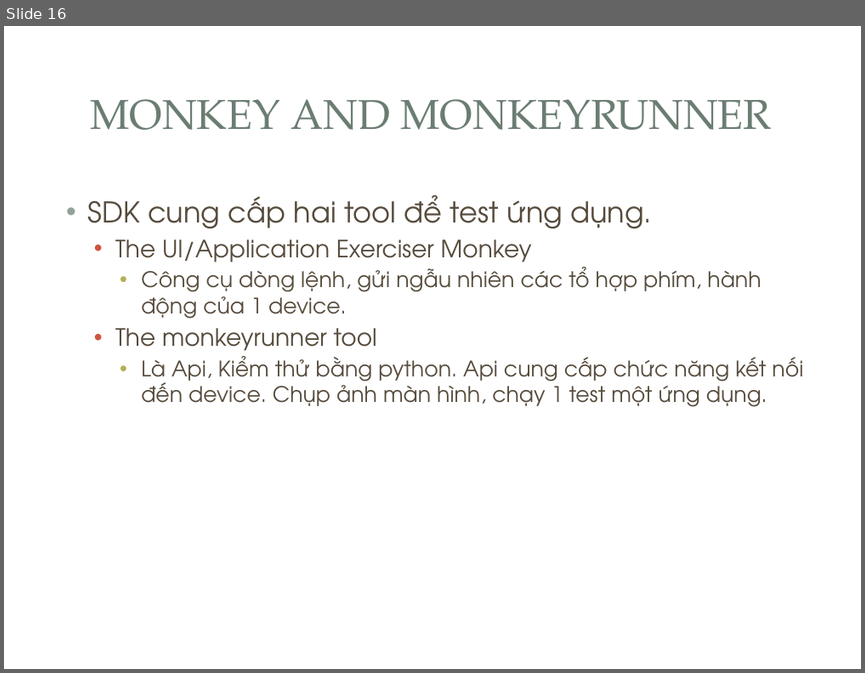
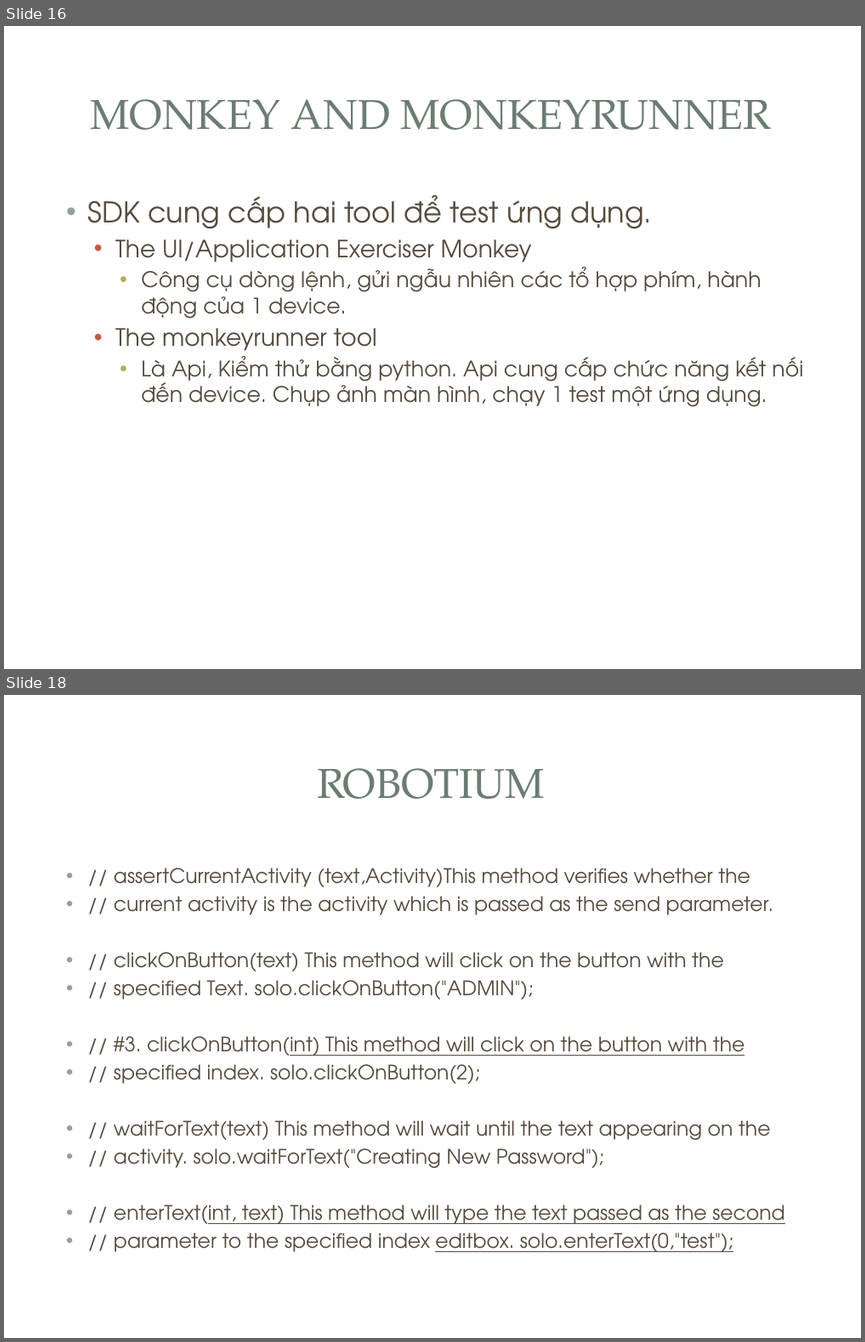
Before and after one commit to fordream/docs, a slide deck: test-junit/junit.pptx. Shown one above the other, each under a label of ours: slide 16 before the commit, slides 16 and 18 after it; the slides between them are not shown. The pictures are 865x673 and 865x1342 pixels, drawn with LibreOffice and Linux fonts; fonts in the diff are those of the drawing; background and template pictures are left out. Boxes give left, top, right and bottom in pixels: in the first picture for what was removed or moved away, otherwise in the second. Text is boxed around its words. In the diff, an @@ line names an element or a change of style, - is before the commit and + after.

Commit message:
add

```diff
--- a/test-junit/junit.pptx
+++ b/test-junit/junit.pptx
@@ slide 18 added at [4, 695, 861, 1338], background picture (left out); not listed: 3 template elements that a slide beside it also shows @@
@@ title added at [317, 768, 545, 799], 35 pt, text #6B7D72 @@
+ROBOTIUM
@@ text added at [114, 868, 785, 1252], 16.8 pt, text #564B3C @@
+• // assertCurrentActivity (text,Activity)This method verifies whether the
+• // current activity is the activity which is passed as the send parameter.
+• // clickOnButton(text) This method will click on the button with the
+• // specified Text. solo.clickOnButton("ADMIN");
+• // #3. clickOnButton(int) This method will click on the button with the
+• // specified index. solo.clickOnButton(2);
+• // waitForText(text) This method will wait until the text appearing on the
+• // activity. solo.waitForText("Creating New Password");
+• // enterText(int, text) This method will type the text passed as the second
+• // parameter to the specified index editbox. solo.enterText(0,"test");
```
Also in this commit, not shown: 3 other slides added.
